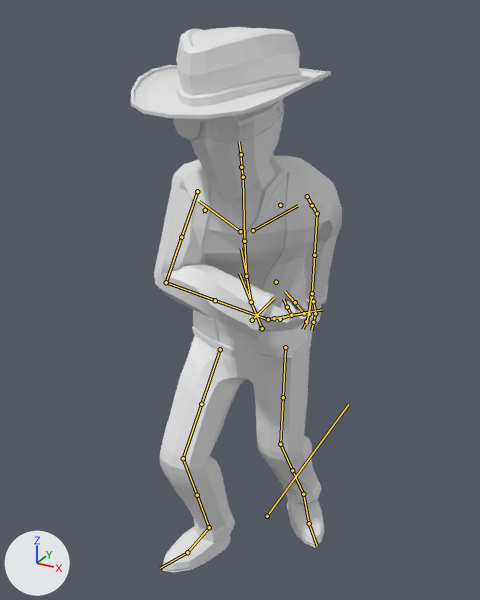
A saved change to the FBX model Assets/FBX/Characters/Player/Anims/anim_attack.fbx.
One viewpoint serves both versions: a 50 mm lens placed at (0.836, -1.727, 1.701), pointed at (-0.005, -0.198, 0.937). The lights are fixed; the arrows at lower left show +X, +Y and +Z. Both versions are drawn at frame 13 of the action 'Player_Attack'; the numbers are the values there. The bones that bend it are drawn over the model as lines.

Names of what the first picture shows: 'Bandana', 'Glasses_01', 'Glasses_02', 'Hat', 'Player'.
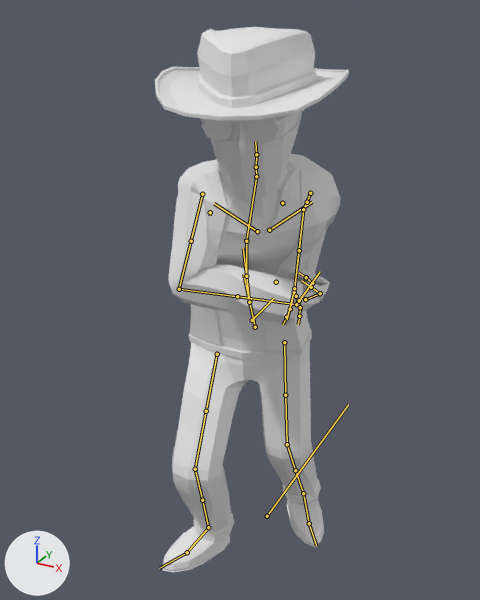
Boxes (x1, y1, x2, y2) around the edits, measured in the pictures (480 x 600 px):
'Player', posed
    before: (154, 99, 342, 573)
    after: (162, 111, 340, 573)
'Hat', posed
    before: (131, 27, 331, 119)
    after: (155, 27, 349, 120)
'Bandana', posed
    before: (190, 103, 285, 205)
    after: (210, 113, 302, 205)
'Glasses_02', posed (15% wider, 7% shorter)
    before: (175, 116, 239, 142)
    after: (203, 118, 277, 142)
'Glasses_01', posed
    before: (173, 101, 283, 144)
    after: (200, 110, 304, 144)
bone 'DEF-spine', root to tip
    before: (262, 328) to (251, 302)
    after: (255, 327) to (249, 302)
bone 'DEF-spine.001', root to tip
    before: (251, 302) to (246, 276)
    after: (249, 302) to (246, 276)
bone 'DEF-spine.002', root to tip
    before: (246, 276) to (244, 241)
    after: (246, 276) to (246, 241)
bone 'DEF-spine.003', root to tip
    before: (244, 241) to (243, 177)
    after: (246, 241) to (256, 176)
bone 'DEF-spine.004', root to tip
    before: (243, 177) to (241, 167)
    after: (256, 176) to (256, 167)
bone 'DEF-spine.005', root to tip
    before: (241, 167) to (241, 154)
    after: (256, 167) to (256, 154)
bone 'MCH-spine.001', root to tip
    before: (246, 276) to (248, 274)
    after: (246, 276) to (247, 274)
bone 'MCH-spine', root to tip
    before: (251, 302) to (253, 300)
    after: (249, 302) to (250, 299)
bone 'DEF-thigh.L', root to tip
    before: (285, 347) to (283, 397)
    after: (284, 342) to (285, 395)
bone 'DEF-shin.L', root to tip
    before: (280, 444) to (292, 470)
    after: (287, 444) to (295, 470)
bone 'DEF-shin.L.001', root to tip
    before: (292, 470) to (303, 494)
    after: (295, 470) to (303, 493)
bone 'DEF-foot.L', root to tip
    before: (303, 494) to (309, 523)
    after: (303, 493) to (309, 523)
bone 'DEF-thigh.R', root to tip
    before: (220, 349) to (201, 404)
    after: (217, 354) to (206, 411)
bone 'DEF-shin.R', root to tip
    before: (183, 458) to (197, 495)
    after: (195, 469) to (202, 500)
bone 'DEF-shin.R.001', root to tip
    before: (197, 495) to (209, 527)
    after: (202, 500) to (208, 527)
bone 'DEF-foot.R', root to tip
    before: (209, 527) to (187, 552)
    after: (208, 527) to (187, 552)
bone 'MCH-spine.002', root to tip
    before: (246, 276) to (247, 274)
    after: (246, 276) to (246, 274)
bone 'MCH-spine.003', root to tip
    before: (244, 241) to (244, 238)
    after: (246, 241) to (245, 238)
bone 'ORG-forearm.R', root to tip
    before: (166, 282) to (268, 319)
    after: (179, 289) to (296, 304)
bone 'ORG-hand.R', root to tip
    before: (268, 319) to (276, 318)
    after: (296, 304) to (300, 299)
bone 'DEF-forearm.R', root to tip
    before: (166, 282) to (215, 300)
    after: (179, 289) to (237, 296)
bone 'DEF-forearm.R.001', root to tip
    before: (215, 300) to (268, 319)
    after: (237, 296) to (296, 304)
bone 'DEF-hand.R', root to tip
    before: (268, 319) to (322, 309)
    after: (296, 304) to (320, 271)

The edits, one by one:
Bone 'DEF-spine' (bone_def_spine) moves from (0.008, -0.018, 0.134) to (-0.016, -0.018, 0.135).
Bone 'DEF-spine' (bone_def_spine) turns from (15, -4, 1) to (15, 12, -3) degrees about its own x, y and z.
Bone 'DEF-spine.001' (bone_def_spine_001) turns from (-6, 0, -1) to (-6, 0, 1) degrees about its own x, y and z.
Bone 'DEF-spine.002' (bone_def_spine_002) turns from (8, 12, -4) to (9, 3, -5) degrees about its own x, y and z.
Bone 'DEF-spine.003' (bone_def_spine_003) turns from (14, 24, -1) to (14, 29, -2) degrees about its own x, y and z.
Bone 'DEF-spine.004' (bone_def_spine_004) turns from (-16, -12, 9) to (-17, -17, 14) degrees about its own x, y and z.
Bone 'DEF-spine.005' (bone_def_spine_005) turns from (0, -1, 0) to (0, 6, 0) degrees about its own x, y and z.
Bone 'MCH-spine.001' (bone_mch_spine_001) turns from (6, -1, -3) to (6, 0, 5) degrees about its own x, y and z.
Bone 'MCH-spine' (bone_mch_spine) turns from (6, -1, -3) to (6, 0, 5) degrees about its own x, y and z.
Bone 'DEF-thigh.L' (bone_def_thigh_l) turns from (-9, 0, 2) to (-14, 0, -4) degrees about its own x, y and z.
Bone 'DEF-shin.L' (bone_def_shin_l) turns from (19, 0, 0) to (22, 0, 0) degrees about its own x, y and z.
Bone 'DEF-shin.L.001' (bone_def_shin_l_001) turns from (0, -23, 0) to (0, -15, 0) degrees about its own x, y and z.
Bone 'DEF-foot.L' (bone_def_foot_l) turns from (-21, -23, -5) to (-21, -17, 2) degrees about its own x, y and z.
Bone 'DEF-thigh.R' (bone_def_thigh_r) moves from (0.008, 0.022, -0.069) to (0.007, 0.026, -0.068).
Bone 'DEF-thigh.R' (bone_def_thigh_r) turns from (-43, 1, 1) to (-41, 1, 3) degrees about its own x, y and z.
Bone 'DEF-shin.R' (bone_def_shin_r) turns from (41, 0, 0) to (43, 0, 0) degrees about its own x, y and z.
Bone 'DEF-shin.R.001' (bone_def_shin_r_001) turns from (0, 9, 0) to (0, 19, 0) degrees about its own x, y and z.
Bone 'DEF-foot.R' (bone_def_foot_r) turns from (-13, 9, 3) to (-13, 18, 4) degrees about its own x, y and z.
Bone 'MCH-spine.002' (bone_mch_spine_002) turns from (15, 1, 15) to (15, 2, 21) degrees about its own x, y and z.
Bone 'MCH-spine.003' (bone_mch_spine_003) turns from (15, 1, 15) to (15, 2, 21) degrees about its own x, y and z.
Bone 'ORG-forearm.R' (bone_org_forearm_r) turns from (64, 36, -26) to (78, 29, -13) degrees about its own x, y and z.
Bone 'ORG-hand.R' (bone_org_hand_r) turns from (60, 42, 88) to (64, 31, 103) degrees about its own x, y and z.
Bone 'DEF-forearm.R' (bone_def_forearm_r) turns from (76, 2, -13) to (84, -5, -4) degrees about its own x, y and z.
Bone 'DEF-forearm.R.001' (bone_def_forearm_r_001) turns from (0, 37, 0) to (0, 39, 0) degrees about its own x, y and z.
Bone 'DEF-hand.R' (bone_def_hand_r) turns from (14, 32, 56) to (18, 33, 73) degrees about its own x, y and z.
